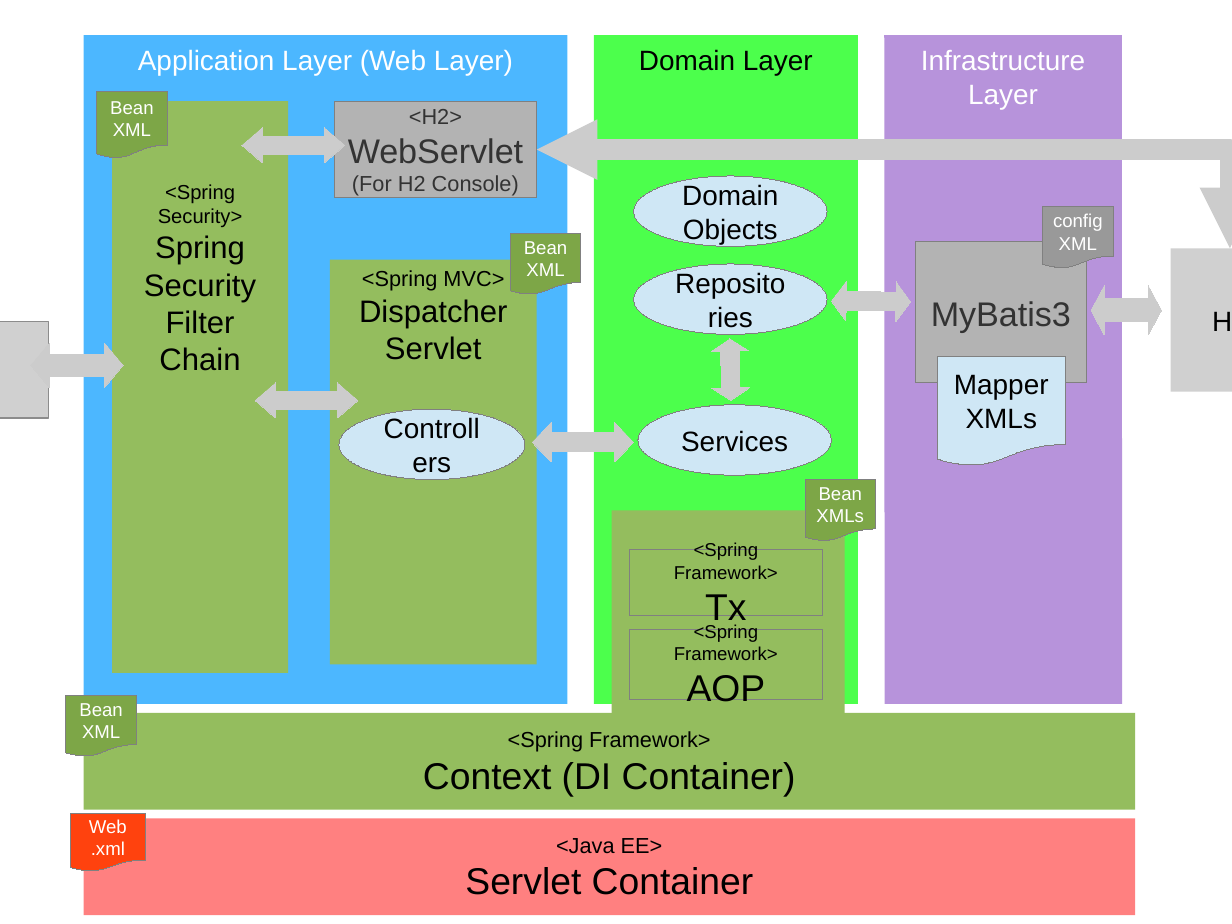
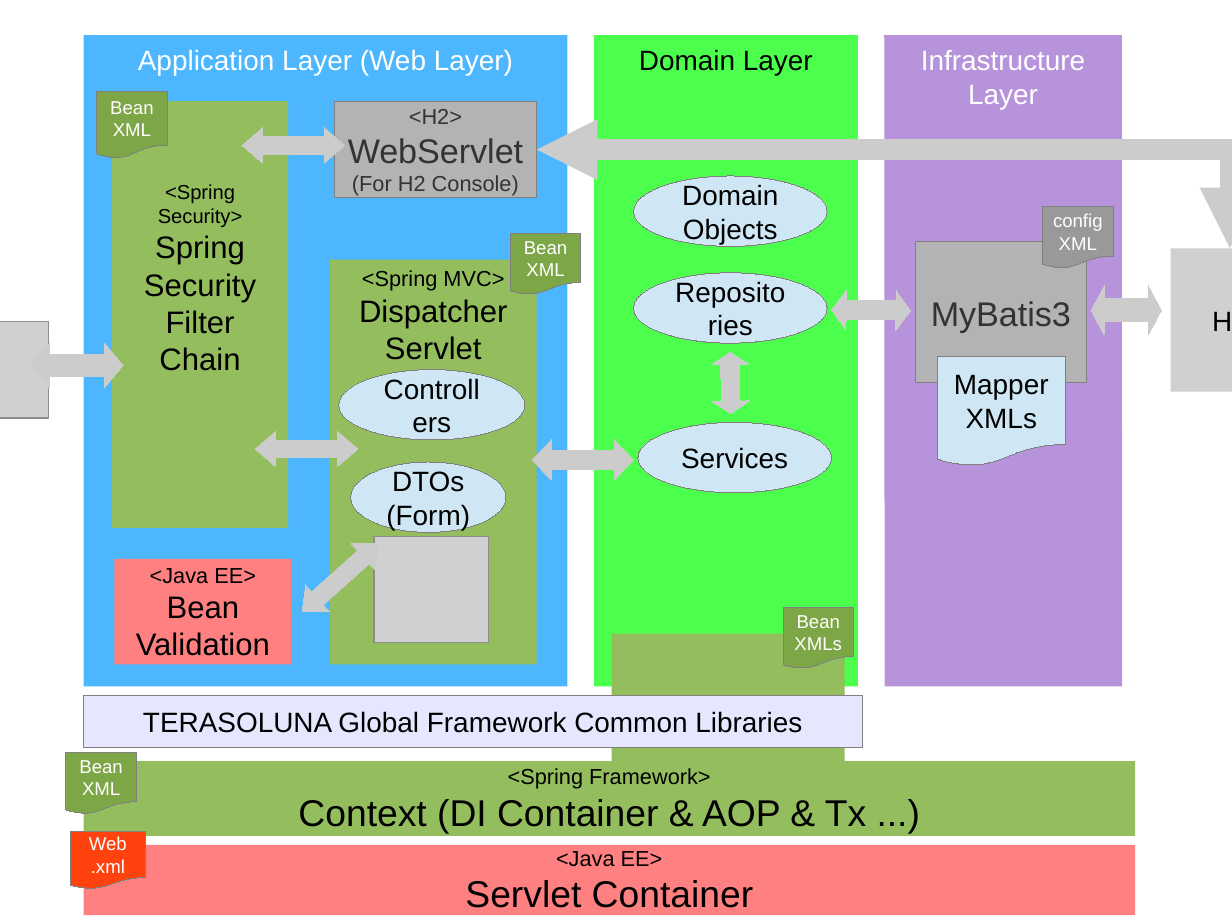
Before and after one commit to kazuki43zoo/demo-application, a slide deck: slide 1 of images/material.odp. Drawn at 1232x924 pixels with LibreOffice and Linux fonts; fonts in the diff are those of the drawing; grey boxes stand for pictures; background and template pictures are left out. Boxes give left, top, right and bottom in pixels: in the first picture for what was removed or moved away, otherwise in the second. Text is boxed around its words. In the diff, an @@ line names an element or a change of style, - is before the commit and + after.

```diff
--- a/images/material.odp
+++ b/images/material.odp
@@ rectangle "Application Layer (Web Layer)" resized from (x1=84, y1=35, x2=568, y2=703) to (x1=84, y1=35, x2=568, y2=686) @@
@@ rectangle "Domain Layer" resized from (x1=594, y1=35, x2=857, y2=703) to (x1=594, y1=35, x2=857, y2=686) @@
@@ rectangle "Infrastructure" resized from (x1=884, y1=36, x2=1122, y2=704) to (x1=884, y1=36, x2=1122, y2=688) @@
@@ rectangle "<Spring Security>" resized from (x1=112, y1=102, x2=287, y2=674) to (x1=112, y1=102, x2=287, y2=529) @@
@@ ellipse "Repositories" moved from (x1=634, y1=264, x2=827, y2=334) to (x1=634, y1=273, x2=827, y2=343) @@
@@ left right arrow moved from (x1=832, y1=281, x2=911, y2=321) to (x1=832, y1=290, x2=911, y2=330) @@
@@ left right arrow moved from (x1=712, y1=338, x2=749, y2=400) to (x1=712, y1=352, x2=749, y2=414) @@
@@ ellipse "Controllers" moved from (x1=339, y1=409, x2=525, y2=480) to (x1=339, y1=370, x2=525, y2=440) @@
@@ left right arrow moved from (x1=255, y1=383, x2=358, y2=418) to (x1=255, y1=432, x2=358, y2=466) @@
@@ left right arrow moved from (x1=532, y1=423, x2=634, y2=462) to (x1=532, y1=440, x2=634, y2=480) @@
@@ ellipse "Services" moved from (x1=638, y1=405, x2=832, y2=475) to (x1=638, y1=423, x2=832, y2=493) @@
@@ ellipse added at (x1=351, y1=462, x2=506, y2=532), fill #CFE7F5, outline #808080 0 pt, 18 pt, text #000000 @@
+DTOs
+(Form)
@@ left right arrow added at (x1=291, y1=530, x2=391, y2=625), fill #CCCCCC, outline #CCCCCC 0 pt @@
@@ picture added at (x1=375, y1=537, x2=489, y2=642) @@
@@ rectangle added at (x1=114, y1=559, x2=291, y2=664), fill #FF8080, 20 pt, text #000000 @@
+<Java EE>
+Bean
+Validation
@@ rectangle removed at (x1=629, y1=550, x2=823, y2=616) @@
-<Spring Framework>
-Tx
@@ rectangle removed at (x1=629, y1=629, x2=823, y2=700) @@
-<Spring Framework>
-AOP
@@ flow chart document "Bean" moved from (x1=805, y1=480, x2=875, y2=541) to (x1=784, y1=607, x2=854, y2=669) @@
@@ rectangle resized from (x1=612, y1=511, x2=845, y2=717) to (x1=612, y1=634, x2=845, y2=769) @@
@@ rectangle added at (x1=84, y1=695, x2=863, y2=748), fill #E6E6FF, outline #808080 0 pt, 18 pt, text #000000 @@
+TERASOLUNA Global Framework Common Libraries
@@ flow chart document "Bean" moved from (x1=66, y1=695, x2=136, y2=757) to (x1=66, y1=752, x2=136, y2=814) @@
@@ rectangle "<Spring Framework>" resized from (x1=84, y1=713, x2=1136, y2=811) to (x1=84, y1=761, x2=1136, y2=836) @@
@@ text in rectangle at (x1=298, y1=799, x2=866, y2=834): text changed @@
-Context (DI Container)
+Context (DI Container & AOP & Tx ...)
@@ flow chart document "Web" moved from (x1=70, y1=814, x2=145, y2=871) to (x1=70, y1=832, x2=145, y2=889) @@
@@ rectangle "<Java EE>" resized from (x1=84, y1=818, x2=1136, y2=916) to (x1=84, y1=845, x2=1136, y2=916) @@
```
Also in this commit, not shown: 1 other file.
